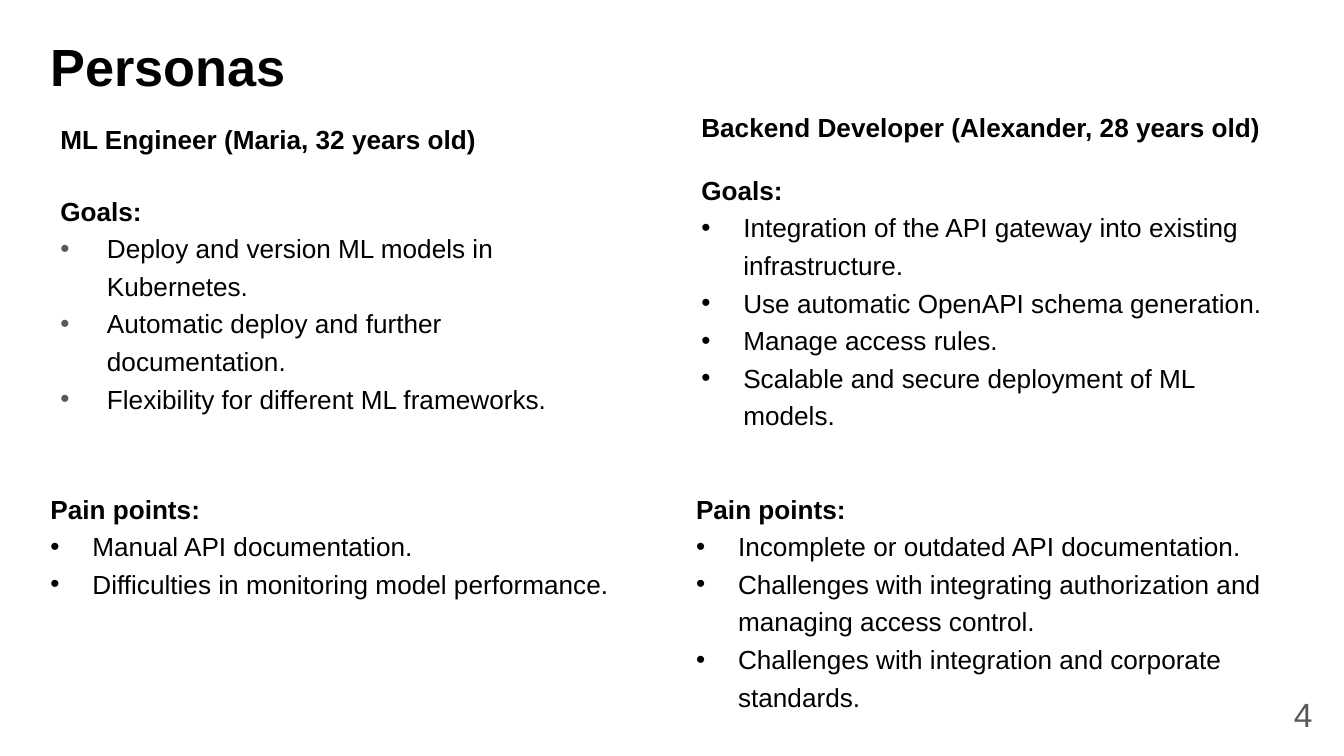
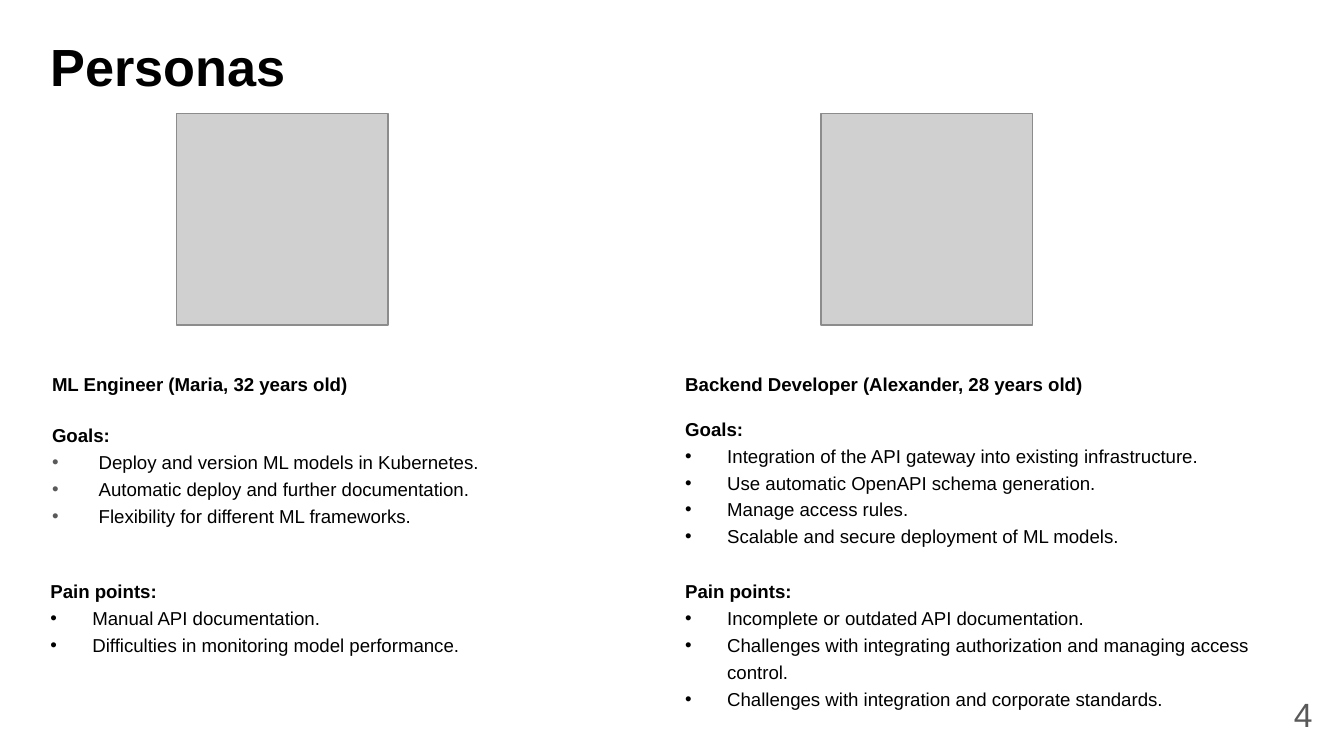
Before and after one commit to fanglores/Advanced-Software-Design, a slide deck: slide 4 of PracticeTasks/Final_Task/K8C_FinalTask1_(Task8).pptx. Drawn at 1344x756 pixels with LibreOffice and Linux fonts; fonts in the diff are those of the drawing; grey boxes stand for pictures. Boxes give left, top, right and bottom in pixels: in the first picture for what was removed or moved away, otherwise in the second. Text is boxed around its words. In the diff, an @@ line names an element or a change of style, - is before the commit and + after.

```diff
--- a/PracticeTasks/Final_Task/K8C_FinalTask1_(Task8).pptx
+++ b/PracticeTasks/Final_Task/K8C_FinalTask1_(Task8).pptx
@@ picture added at <box>176,114,387,325</box> @@
@@ picture added at <box>821,114,1032,325</box> @@
@@ text "ML Engineer (Maria, 32 years ...": place and size @@
-text "ML Engineer (Maria, 32 years ..." at <box>60,130,545,415</box>
+text "ML Engineer (Maria, 32 years ..." at <box>52,377,478,527</box>
@@ size 14 to 10 pt in 4 elements at <box>685,584,1249,710</box>, <box>50,584,459,656</box>, <box>52,377,478,527</box>, <box>685,377,1198,547</box> @@
@@ text "Backend Developer (Alexander, 28 years ...": place and size @@
-text "Backend Developer (Alexander, 28 years ..." at <box>701,118,1261,394</box>
+text "Backend Developer (Alexander, 28 years ..." at <box>685,377,1198,547</box>
@@ text "Pain points:": place and size @@
-text "Pain points:" at <box>50,500,608,600</box>
+text "Pain points:" at <box>50,584,459,656</box>
@@ text "Pain points:": place and size @@
-text "Pain points:" at <box>696,500,1260,708</box>
+text "Pain points:" at <box>685,584,1249,710</box>
```
Also in this commit, not shown: 1 other file.
